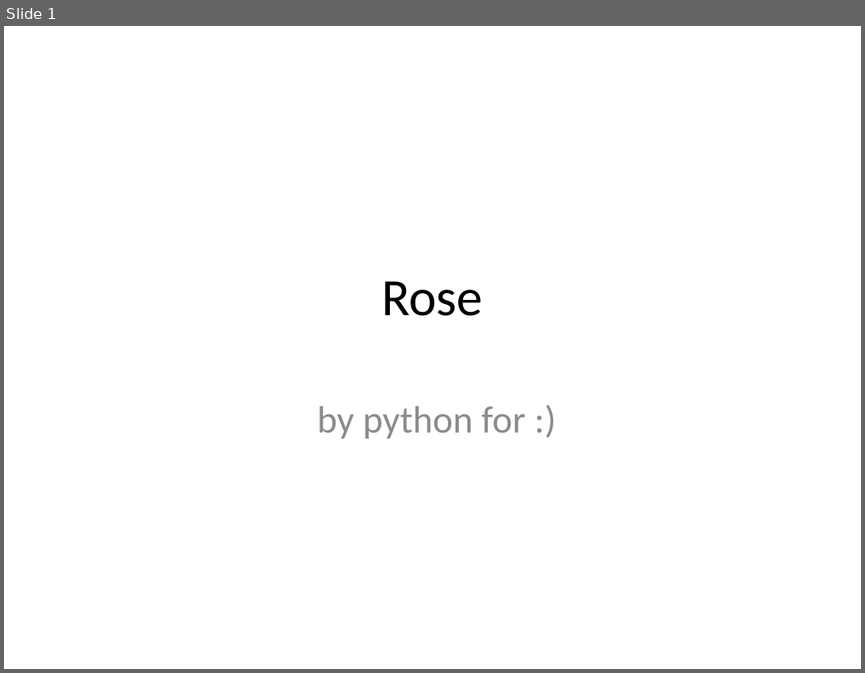
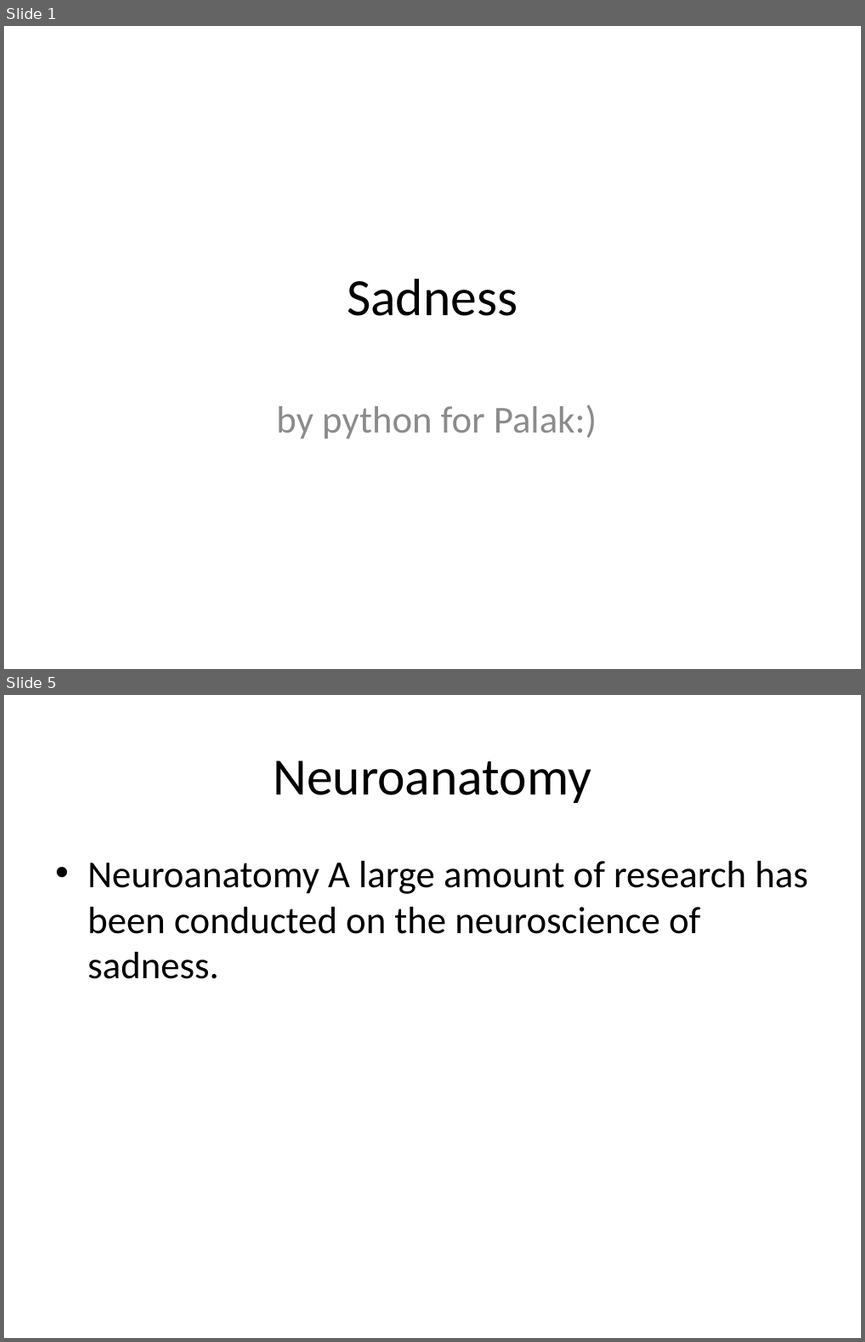
Before and after one commit to eppisai/Uplift---Smart-educational-Platform, a slide deck: AutoPPT-main/something.pptx. Shown one above the other, each under a label of ours: slide 1 before the commit, slides 1 and 5 after it; the slides between them are not shown. The pictures are 865x673 and 865x1342 pixels, drawn with LibreOffice and Linux fonts; fonts in the diff are those of the drawing. Boxes give left, top, right and bottom in pixels: in the first picture for what was removed or moved away, otherwise in the second. Text is boxed around its words. In the diff, an @@ line names an element or a change of style, - is before the commit and + after.

Commit message:
sad palak

```diff
--- a/AutoPPT-main/something.pptx
+++ b/AutoPPT-main/something.pptx
@@ slide 5 added at [4,695,861,1338], background #FFFFFF @@
@@ title added at [273,760,591,803], 44 pt, text #000000 @@
+Neuroanatomy
@@ text added at [87,861,808,979], 32 pt, text #000000 @@
+• Neuroanatomy A large amount of research has been conducted on the neuroscience of sadness.
@@ slide 1 changed as well @@
@@ title at [347,278,517,316]: text changed @@
-Rose
+Sadness
@@ subtitle at [276,404,596,438]: text changed @@
-by python for :)
+by python for Palak:)
```
Also in this commit, not shown: 7 other slides added, 14 slides removed, 1 other file.
